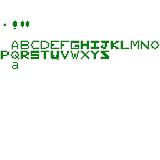
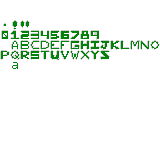
Comparing the layer stacks of the two w=160, h=160 images. Changes:
painted on "text" over [2, 31, 99, 39]
painted on "glow" over [1, 30, 99, 40]
